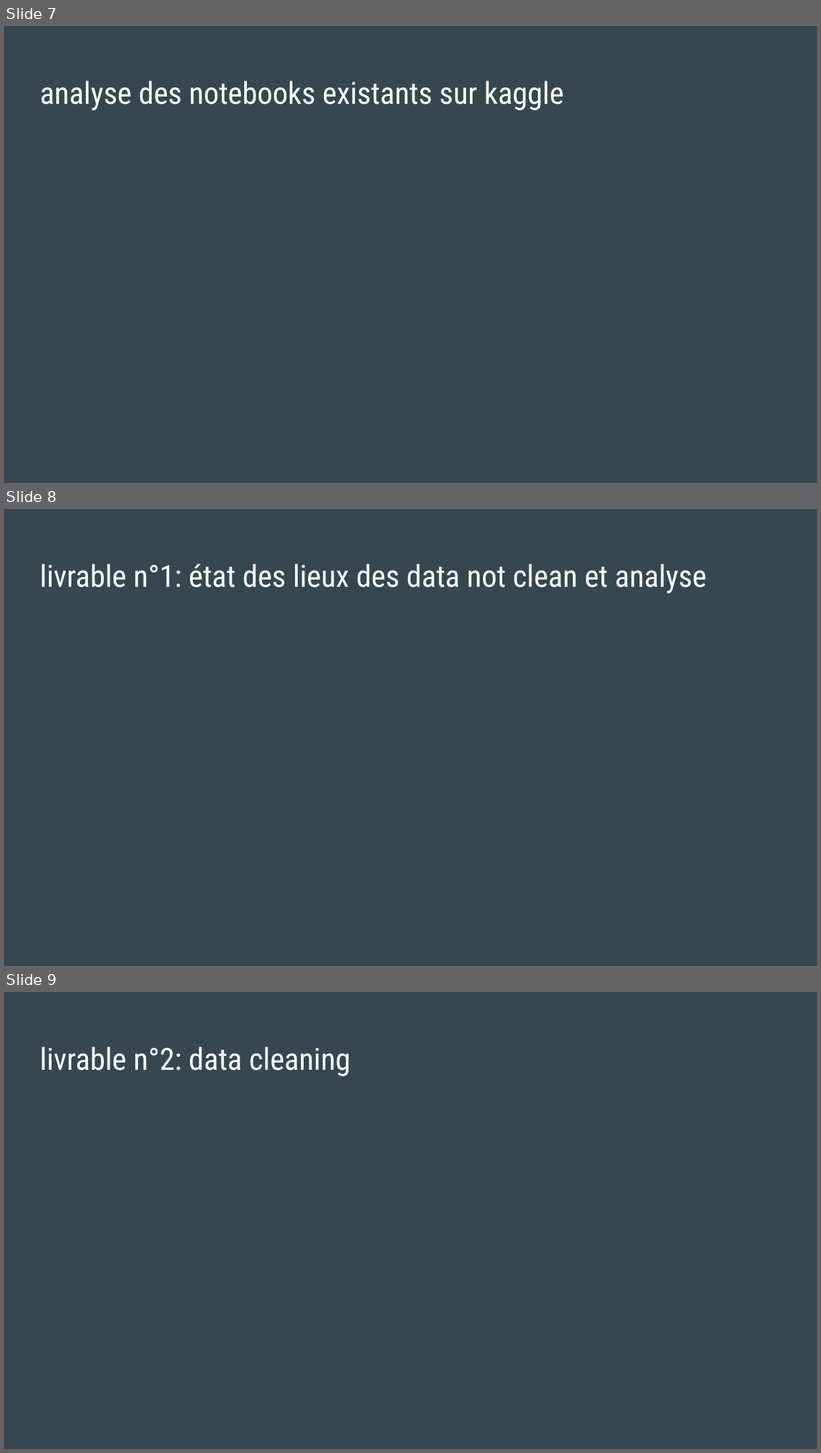
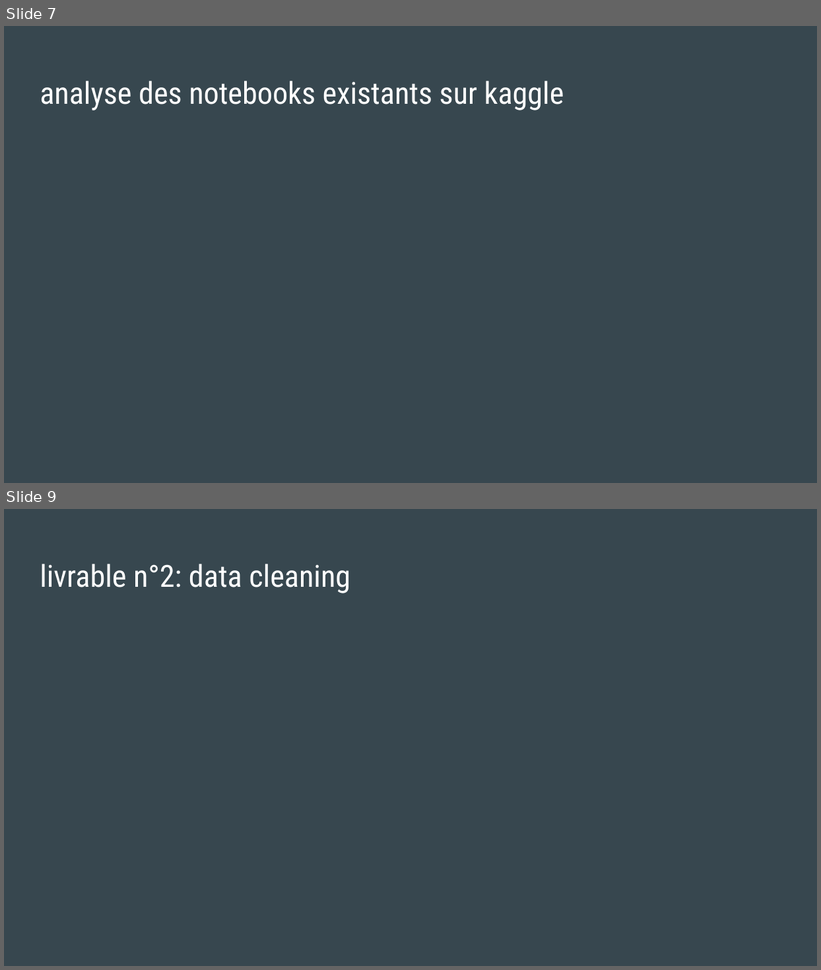
Before and after one commit to MarieDeSmedt/FoodFlix, a slide deck: FOODFLIX.pptx. Shown one above the other, each under a label of ours: slides 7, 8 and 9 before the commit, slides 7 and 9 after it; the slides between them are not shown. The pictures are 821x1453 and 821x970 pixels, drawn with LibreOffice and Linux fonts; fonts in the diff are those of the drawing. Boxes give left, top, right and bottom in pixels: in the first picture for what was removed or moved away, otherwise in the second. Text is boxed around its words. In the diff, an @@ line names an element or a change of style, - is before the commit and + after.

```diff
--- a/FOODFLIX.pptx
+++ b/FOODFLIX.pptx
@@ slide 8 removed at (4,509,817,966), background #37474F @@
@@ title removed at (40,564,707,593) @@
-livrable n°1: état des lieux des data not clean et analyse
```
Also in this commit, not shown: 1 slide changed, 1 slide added.
